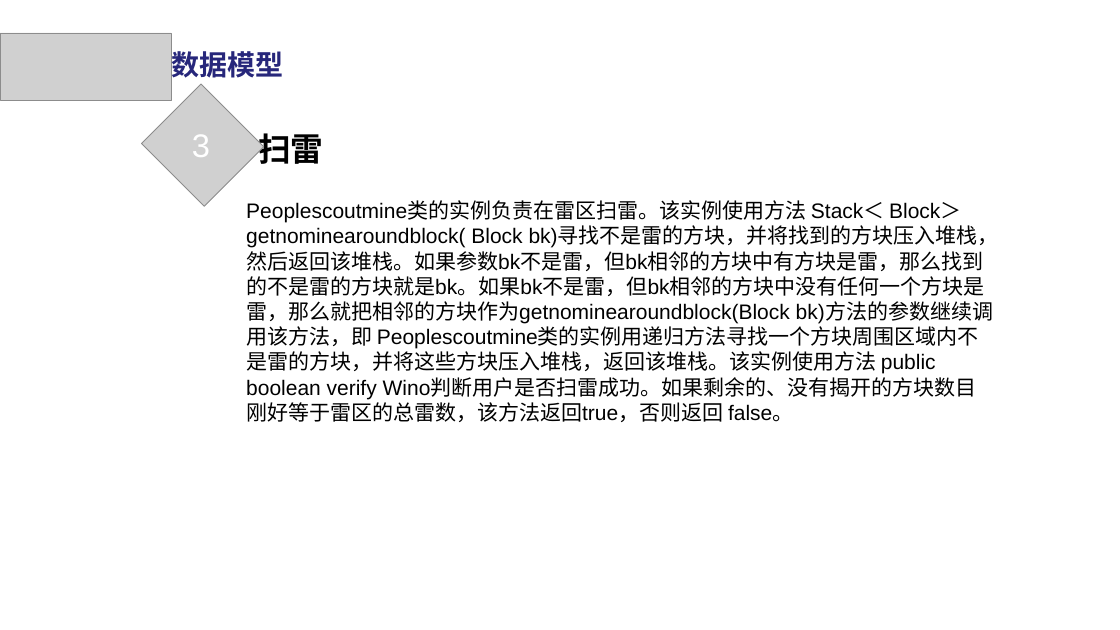
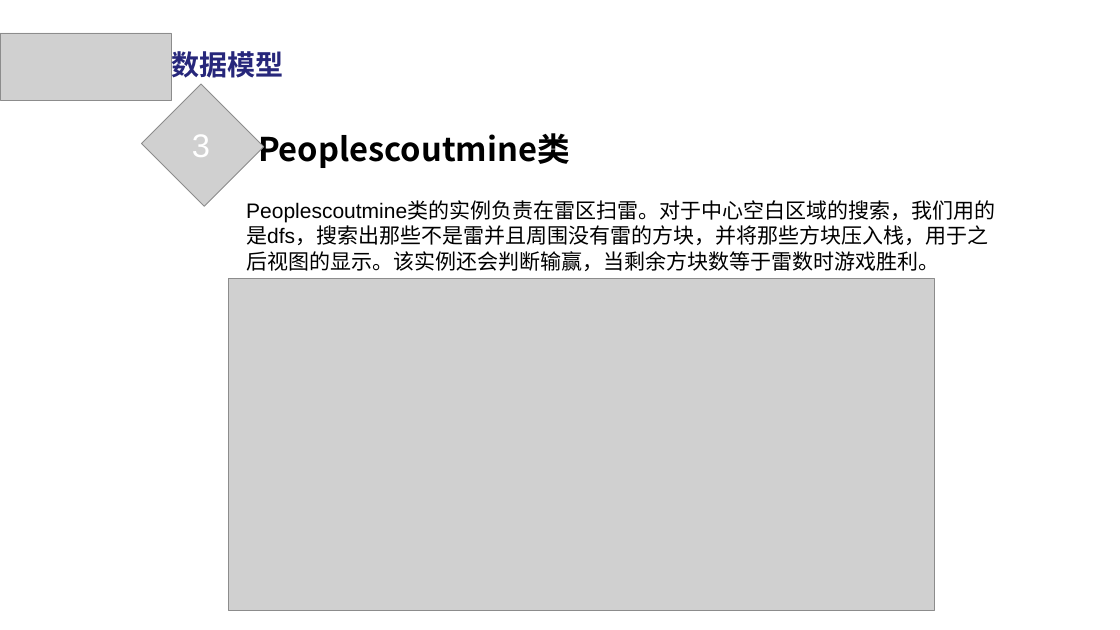
Before and after one commit to uesugieriislf/mineSweeping, a slide deck: slide 14 of doc/扫雷.pptx. Drawn at 1120x630 pixels with LibreOffice and Linux fonts; fonts in the diff are those of the drawing; grey boxes stand for pictures. Boxes give left, top, right and bottom in pixels: in the first picture for what was removed or moved away, otherwise in the second. Text is boxed around its words. In the diff, an @@ line names an element or a change of style, - is before the commit and + after.

```diff
--- a/doc/扫雷.pptx
+++ b/doc/扫雷.pptx
@@ text at [258, 133, 570, 168]: text changed @@
-扫雷
+Peoplescoutmine类
@@ text at [246, 202, 995, 271]: text changed @@
-Peoplescoutmine类的实例负责在雷区扫雷。该实例使用方法 Stack＜ Block＞getnominearoundblock( Block bk)寻找不是雷的方块，并将找到的方块压入堆栈，然后返回该堆栈。如果参数bk不是雷，但bk相邻的方块中有方块是雷，那么找到的不是雷的方块就是bk。如果bk不是雷，但bk相邻的方块中没有任何一个方块是雷，那么就把相邻的方块作为getnominearoundblock(Block bk)方法的参数继续调用该方法，即 Peoplescoutmine类的实例用递归方法寻找一个方块周围区域内不是雷的方块，并将这些方块压入堆栈，返回该堆栈。该实例使用方法 public boolean verify Wino判断用户是否扫雷成功。如果剩余的、没有揭开的方块数目刚好等于雷区的总雷数，该方法返回true，否则返回 false。
+Peoplescoutmine类的实例负责在雷区扫雷。对于中心空白区域的搜索，我们用的是dfs，搜索出那些不是雷并且周围没有雷的方块，并将那些方块压入栈，用于之后视图的显示。该实例还会判断输赢，当剩余方块数等于雷数时游戏胜利。
@@ picture added at [229, 278, 934, 611] @@
```
Also in this commit, not shown: 5 other slides changed, 1 other file.
